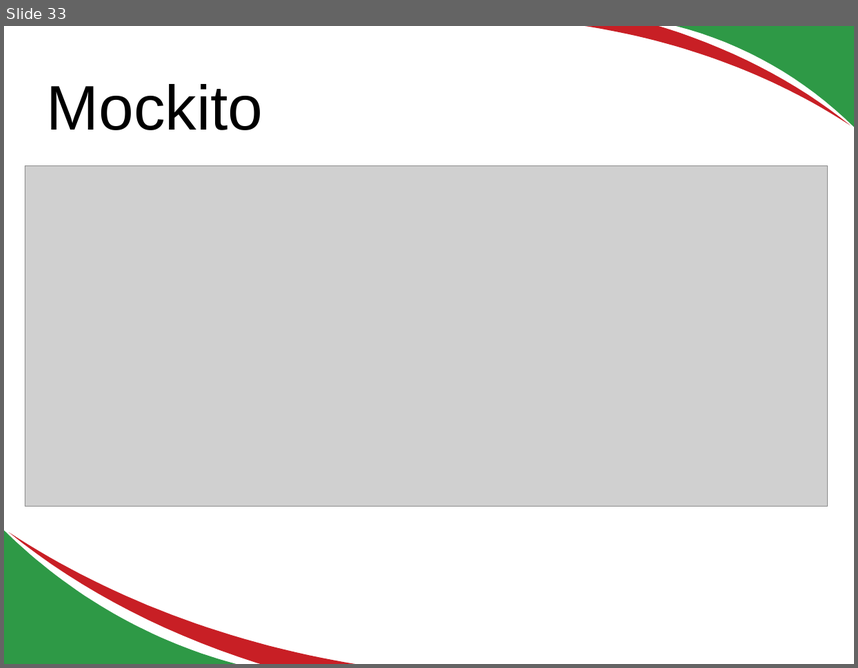
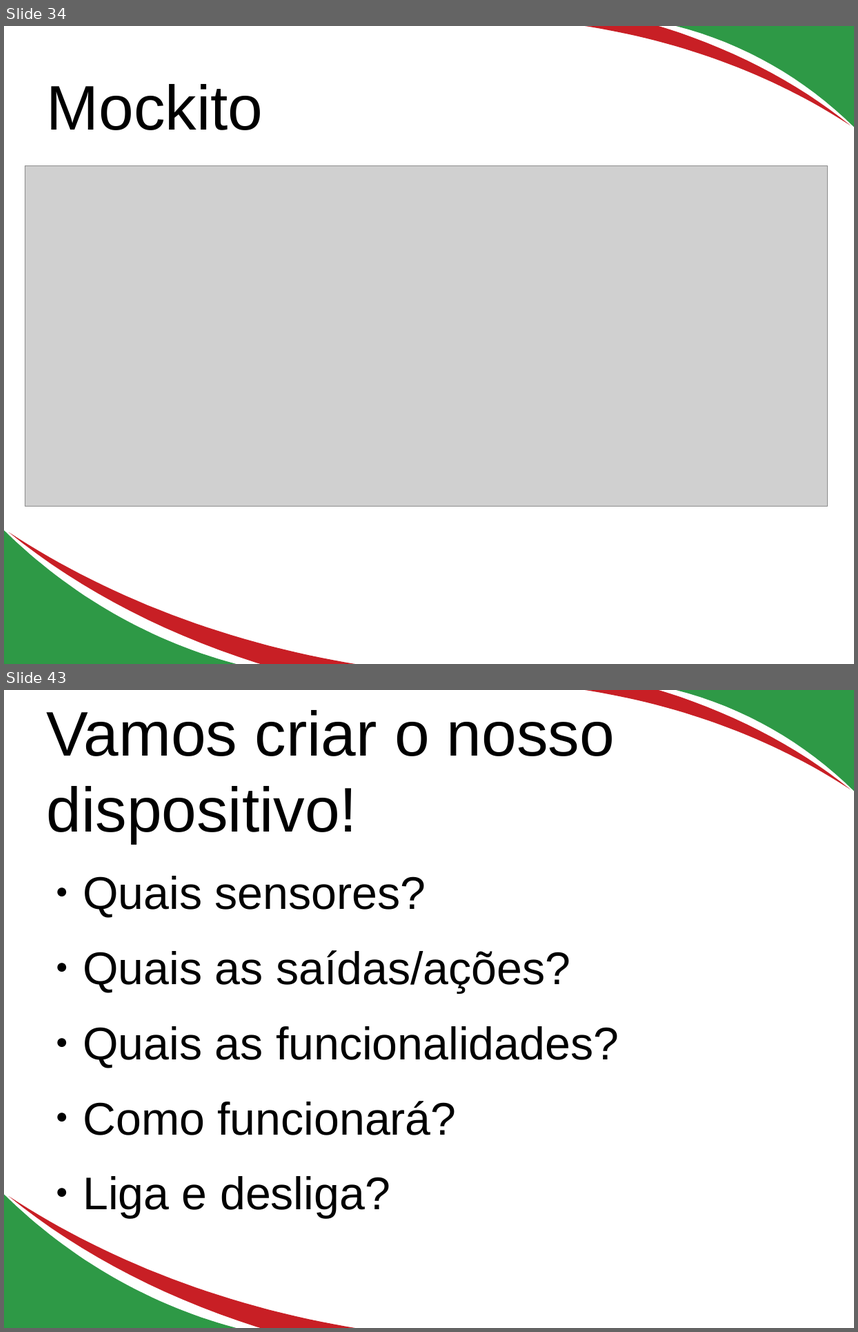
Before and after one commit to edusantana/testes-em-java-parte1, a slide deck: docs/Testes em java.odp. Shown one above the other, each under a label of ours: slide 33 before the commit, slides 34 and 43 after it; the slides between them are not shown. The pictures are 858x668 and 858x1332 pixels, drawn with LibreOffice and Linux fonts; fonts in the diff are those of the drawing; grey boxes stand for pictures. Boxes give left, top, right and bottom in pixels: in the first picture for what was removed or moved away, otherwise in the second. Text is boxed around its words. In the diff, an @@ line names an element or a change of style, - is before the commit and + after.

```diff
--- a/docs/Testes em java.odp
+++ b/docs/Testes em java.odp
@@ slide 43 added at (4, 690, 854, 1328), background #FFFFFF; not listed: 4 template elements that a slide beside it also shows @@
@@ title added at (47, 710, 615, 843), 58.7 pt, text #000000 @@
+Vamos criar o nosso dispositivo!
@@ text added at (83, 876, 619, 1218), 42.7 pt, text #000000 @@
+● Quais sensores?
+● Quais as saídas/ações?
+● Quais as funcionalidades?
+● Como funcionará?
+● Liga e desliga?
@@ what was slide 33 is now slide 34 @@
```
Also in this commit, not shown: 3 slides changed, 10 other slides added, 1 slide removed, 3 other files.
